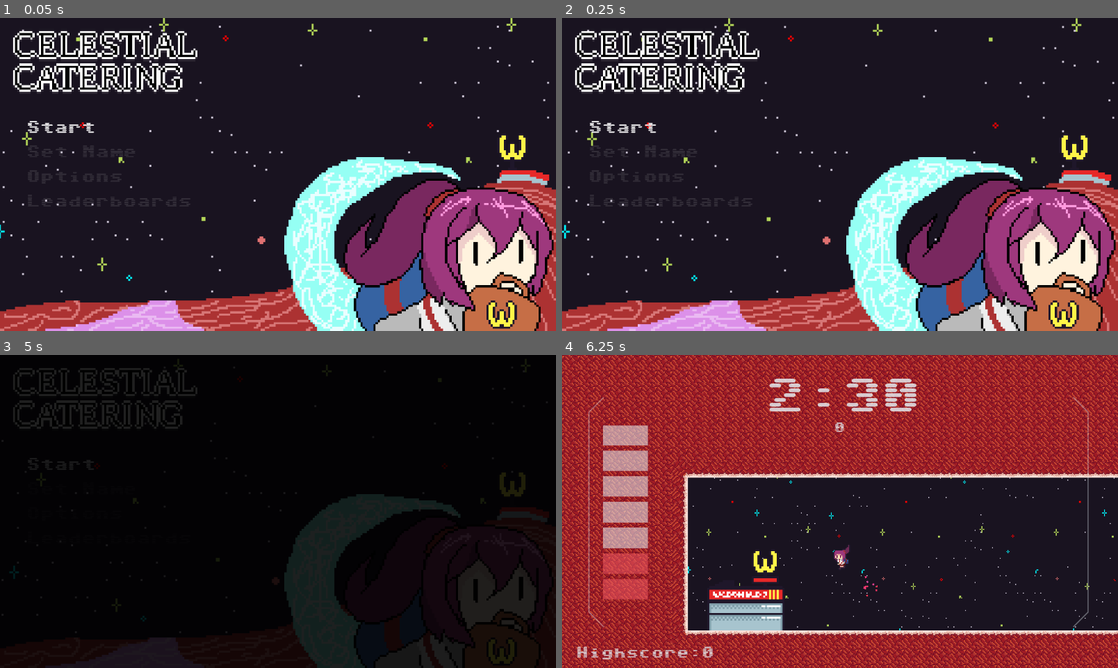
Above: before the commit, frames 1-4 (two rows, left to right).
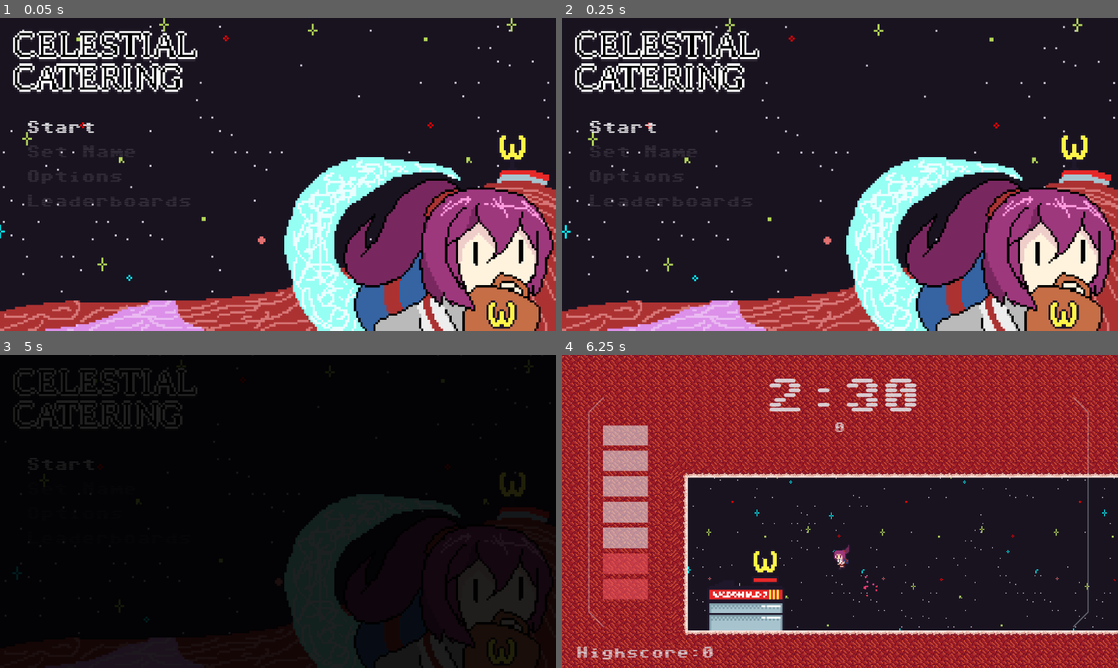
Above: after the commit, the same moments.

Repository: ryiuthere/ScoreJam2024
Game: Godot game, scene res://Assets/Scenes/Main.tscn
Same seed, same stepped clock (60 frames per second), same inputs: the game is played once before the commit and once after it. Sound files missing from this copy of the repository are replaced by a short silence.
Inputs (mouse positions are in pixels of both pictures, inside the frame that each line leads up to):
- Up to frame 1 (0.05 s): no input
- Up to frame 2 (0.25 s): no input
- Up to frame 3 (5 s): tap Enter (enter) at 0.5, 1.55, 3.05, 4.35 s; move the mouse to (400, 495) at 0.52 s; hold Enter (enter) 0.53-1.28 s; hold D (right) 0.53-2.03 s; tap Space (jump) at 0.77, 0.8, 1.07, 1.35, 1.52, 1.82, 2.3, 3.02, 3.32, 3.77, 3.8, 4.07, 4.52, 4.82 s; move the mouse to (166, 527) at 1.27 s; move the mouse to (333, 442) at 2.02 s; press the mouse at (333, 442) at 2.03 s; hold A (left) 2.03-2.78 s; move the mouse to (250, 574) at 2.77 s; release the mouse at (250, 574) at 2.78 s; hold D (right) 2.78-4.28 s; tap Shift (dash) at 2.85 s; move the mouse to (444, 558) at 3.52 s; hold Enter (enter) 3.53-4.28 s; tap Escape (escape) at 4.15 s; move the mouse to (111, 464) at 4.27 s; hold A (left) from 4.28 s (still down); tap R (reset) at 4.9 s
- Up to frame 4 (6.25 s): move the mouse to (867, 511) at 5.02 s; release A (left) at 5.03 s; hold D (right) 5.03-5.78 s; hold Space (jump) 5.03-5.78 s; move the mouse to (756, 433) at 5.77 s; hold A (left) from 5.78 s (still down); click (756, 433) at 5.85 s; tap Space (jump) at 6.02 s; tap Enter (enter) at 6.05 s

The runs differ from the first frame. In frame 1, 0.2% of the frame differs, in the area x 0-99%, y 0-88%; in frame 2, 0.5%, in the area x 0-100%, y 0-88%; in frame 3, 0.1%; in frame 4, nothing differs.

Commit message:
more main menu stuff
implemented sound options, also fixed some bugs and inconsistencies

Diff:
--- a/Assets/Scripts/MainMenu.gd
+++ b/Assets/Scripts/MainMenu.gd
@@ -4,19 +4,31 @@
 signal start_game
 @onready var transitioning := false
 
-# enum OPTIONS_MENU {BACK, CONTROLS, MUSIC_VOLUME, SFX_VOLUME}
-# enum LEADERBOARDS_MENU {BACK, FIRST, SECOND, THIRD, YOU}
+@onready var is_adjustable_selected := false
+@onready var music_volume : int
+@onready var sfx_volume : int
 
 const LABEL_COLOR := Color(1.0, 1.0, 1.0, 0.11)
 const LABEL_HIGHLIGHT := Color(1.0, 1.0, 1.0, 0.85)
+const LABEL_SELECTION := Color(0.9, 0.5, 1.0, 0.85)
+
 var menu_functions := []
+var menu_properties := []
 
 @onready var selections = $HomeMenu/ContentMargin/Selections
 @onready var menu_selections := []
 var menu_current_index : int
 
 const jump_sound := preload("res://Assets/Raw/jump.wav") as AudioStreamWAV
+const pickup_sound := preload("res://Assets/Raw/pickupGas.wav") as AudioStreamWAV
 const sfx_player := preload("res://Assets/Scenes/SFXPlayer.tscn") as PackedScene
+
+
+
+func play_pickup() -> void:
+	var sfx = sfx_player.instantiate()
+	get_tree().get_root().add_child(sfx)
+	sfx.play_sfx(pickup_sound)
 
 func play_jump() -> void:
 	var sfx = sfx_player.instantiate()
@@ -31,12 +43,42 @@
 		for text in menu_selections:
 			text.label_settings.font_color = LABEL_COLOR
 		menu_selections[0].label_settings.font_color = LABEL_HIGHLIGHT
+	if not music_volume:
+		music_volume = 100
+	if not sfx_volume:
+		sfx_volume = 100
 
 	set_text_home()
 	$IntroMusic.play()
 	request_ready()
 
 func _input(event):
+	if transitioning:
+		return
+	if is_adjustable_selected:
+		if event.is_action_pressed("right"):
+			play_jump()
+			if menu_current_index == 2:
+				var new_vol = min(menu_properties[menu_current_index][0] + 10, 100)
+				music_volume = new_vol
+				AudioServer.set_bus_volume_db(1, linear_to_db(new_vol/100.0))
+			else:
+				var new_vol = min(menu_properties[menu_current_index][0] + 10, 100)
+				sfx_volume = new_vol
+				AudioServer.set_bus_volume_db(2, linear_to_db(new_vol/100.0))
+			set_text_options()
+		elif event.is_action_pressed("left"):
+			play_jump()
+			if menu_current_index == 2:
+				var new_vol = max(menu_properties[menu_current_index][0] - 10, 0)
+				music_volume = new_vol
+				AudioServer.set_bus_volume_db(1, linear_to_db(new_vol/100.0))
+			else:
+				var new_vol = max(menu_properties[menu_current_index][0] - 10, 0)
+				sfx_volume = new_vol
+				AudioServer.set_bus_volume_db(2, linear_to_db(new_vol/100.0))
+			set_text_options()
+
 	if event.is_action_pressed("down"):
 		play_jump()
 		change_menu_index(1)
@@ -44,8 +86,19 @@
 		play_jump()
 		change_menu_index(-1)
 	elif event.is_action_pressed("enter") or event.is_action_pressed("jump"):
+		var played_sound := false
 		for function in menu_functions[menu_current_index]:
 			function.call()
+			if not played_sound:
+				played_sound = true
+				play_pickup()
+	elif event.is_action_pressed("escape"):
+		if menu_functions[0] and menu_functions[0][0] != start:
+			menu_functions[0][0].call()
+			play_pickup()
+
+
+
 
 func change_menu_index(amount: int) -> void:
 	menu_selections[menu_current_index].label_settings.font_color = LABEL_COLOR
@@ -56,6 +109,10 @@
 		if menu_selections[menu_current_index].text != "":
 			break
 	menu_selections[menu_current_index].label_settings.font_color = LABEL_HIGHLIGHT
+	if menu_properties[menu_current_index]:
+		is_adjustable_selected = true
+	else:
+		is_adjustable_selected = false
 
 func _on_music_finished():
 	$LoopMusic.play()
@@ -63,12 +120,35 @@
 func start():
 	if not transitioning:
 		transitioning = true
+		$IntroMusic.stop()
+		$LoopMusic.stop()
 		start_game.emit()
 
+func select_adjustable():
+	is_adjustable_selected = true
+
+func reset_label_colors():
+	for label in menu_selections:
+		label.label_settings.font_color = LABEL_COLOR
+	menu_selections[0].label_settings.font_color = LABEL_HIGHLIGHT
+
+func reset_pos():
+	menu_current_index = 0
+
 func set_text_home():
-	menu_functions = [[start], [], [], [], []]
+	menu_functions = [[start], [], [set_text_options, reset_pos, reset_label_colors], [], []]
+	menu_properties = [[], [], [], [], []]
 	menu_selections[0].text = "Start"
 	menu_selections[1].text = "Set Name"
 	menu_selections[2].text = "Options"
 	menu_selections[3].text = "Leaderboards"
 	menu_selections[4].text = ""
+
+func set_text_options():
+	menu_functions = [[set_text_home, reset_pos, reset_label_colors], [], [], [], []]
+	menu_properties = [[], [], [music_volume], [sfx_volume], []]
+	menu_selections[0].text = "Back"
+	menu_selections[1].text = "Controls"
+	menu_selections[2].text = "Music - ‹%s›" % music_volume
+	menu_selections[3].text = "SFX - ‹%s›" % sfx_volume
+	menu_selections[4].text = ""
--- a/Assets/Scripts/backgroundparallax.gd
+++ b/Assets/Scripts/backgroundparallax.gd
@@ -6,17 +6,20 @@
 var velocity_vector : Vector2
 
 func _ready() -> void:
-	angle = rng.randf_range(0, 2*PI)
-	speed = rng.randf_range(20.0, 40.0)
+	angle = rng.randf_range(0, 2 * PI)
+	speed = rng.randf_range(30.0, 45.0)
 	velocity_vector = Vector2(cos(angle), sin(angle)) * speed
 	request_ready()
 
-
 func _process(delta) -> void:
 	offset += velocity_vector * delta
-	if abs(offset.x) >= 2160:
-		print('x')
-		offset.x = 0.0
-	if abs(offset.y) >= 2160:
-		print('y')
-		offset.y = 0.0
+	var r = 1080 * 2
+	if offset.x >= r:
+		offset.x -= r
+	elif offset.x <= -r:
+		offset.x += r
+
+	if offset.y >= r:
+		offset.y -= r
+	elif offset.y <= -r:
+		offset.y += r
--- a/Assets/Scripts/game_controller.gd
+++ b/Assets/Scripts/game_controller.gd
@@ -18,11 +18,17 @@
 
 const goal_sound := preload("res://Assets/Raw/goal.wav") as AudioStreamWAV
 const sfx_player := preload("res://Assets/Scenes/SFXPlayer.tscn") as PackedScene
+const pickup_sound := preload("res://Assets/Raw/pickupGas.wav") as AudioStreamWAV
 
 func play_goal_sound() -> void:
 	var sfx = sfx_player.instantiate()
 	get_tree().get_root().add_child(sfx)
 	sfx.play_sfx(goal_sound)
+
+func play_pickup_sound() -> void:
+	var sfx = sfx_player.instantiate()
+	get_tree().get_root().add_child(sfx)
+	sfx.play_sfx(pickup_sound)
 
 func _ready() -> void:
 	timer = $GameTimer
@@ -44,6 +50,7 @@
 		if (event.is_action_pressed("reset")):
 			reset(false)
 	if event.is_action_pressed("escape") and not transitioning_to_main:
+		play_pickup_sound()
 		transitioning_to_main = true
 		var tween = create_tween()
 		tween.tween_interval(0.35)
--- a/project.godot
+++ b/project.godot
@@ -11,7 +11,7 @@
 [application]
 
 config/name="Celestial Catering"
-run/main_scene="res://Assets/Scenes/main.tscn"
+run/main_scene="res://Assets/Scenes/Main.tscn"
 config/features=PackedStringArray("4.1", "Mobile")
 run/max_fps=60
 boot_splash/bg_color=Color(0.0980392, 0.0745098, 0.12549, 1)
